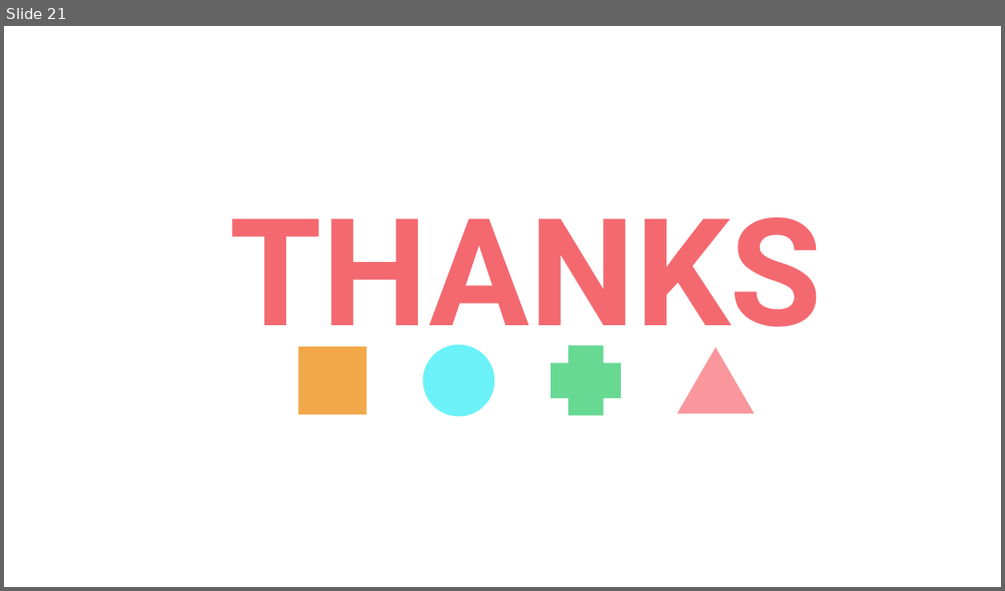
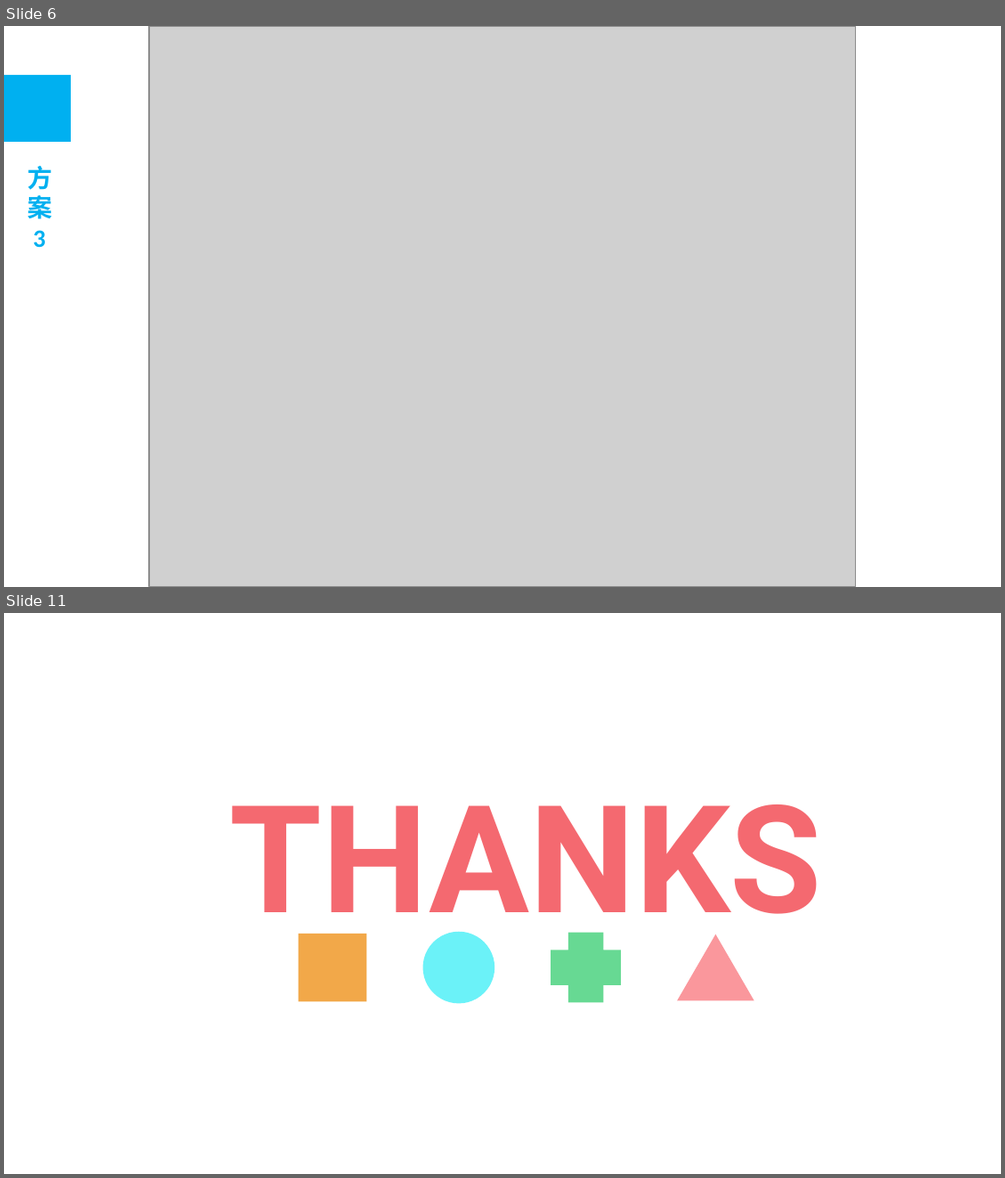
Before and after one commit to thinwind/ebnas, a slide deck: design/ppt/pbgsh.pptx.pptx. Shown one above the other, each under a label of ours: slide 21 before the commit, slides 6 and 11 after it; the slides between them are not shown. The pictures are 1005x591 and 1005x1178 pixels, drawn with LibreOffice and Linux fonts; fonts in the diff are those of the drawing; grey boxes stand for pictures; background and template pictures are left out. Boxes give left, top, right and bottom in pixels: in the first picture for what was removed or moved away, otherwise in the second. Text is boxed around its words. In the diff, an @@ line names an element or a change of style, - is before the commit and + after.

```diff
--- a/design/ppt/pbgsh.pptx.pptx
+++ b/design/ppt/pbgsh.pptx.pptx
@@ slide 6 added at (x1=4, y1=26, x2=1001, y2=587), background picture (left out) @@
@@ picture added at (x1=150, y1=26, x2=857, y2=586) @@
@@ rectangle added at (x1=4, y1=75, x2=71, y2=142), fill #00B0F0 @@
@@ text added at (x1=27, y1=166, x2=52, y2=248), 18 pt, text #00B0F0, bold @@
+方案 3
@@ what was slide 21 is now slide 11 @@
```
Also in this commit, not shown: 9 other slides added, 20 slides removed, 11 other files.
